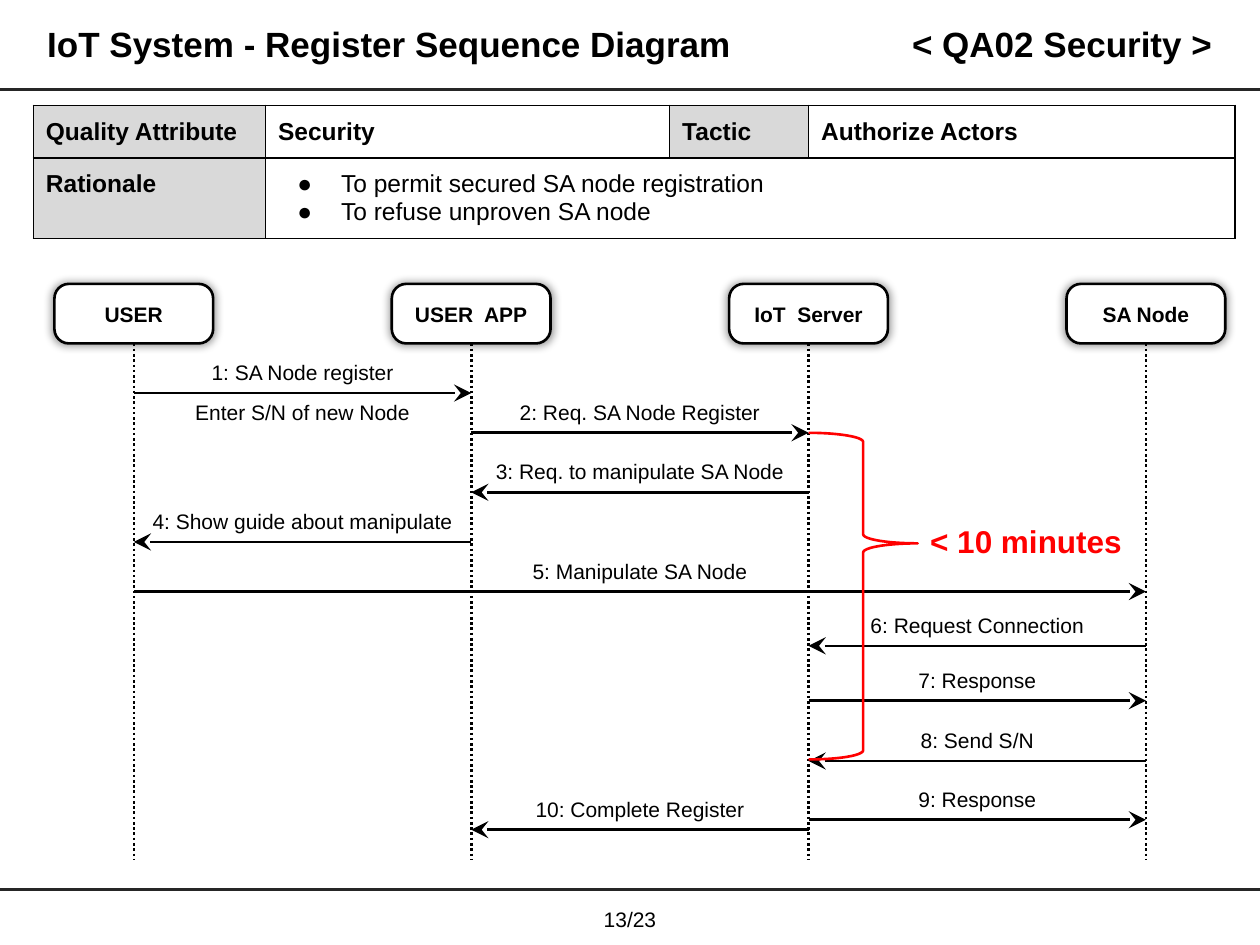
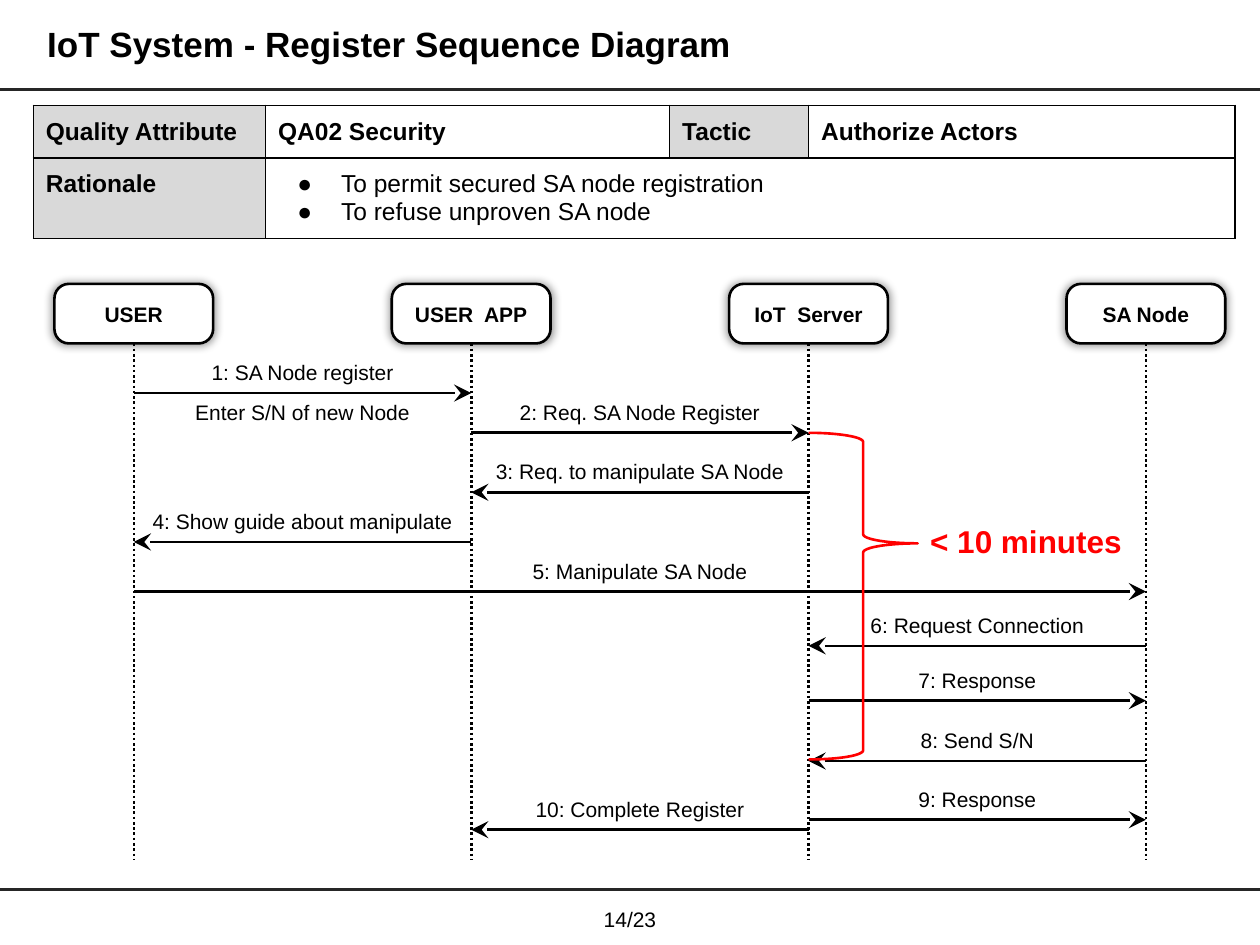
Before and after one commit to junggil/2015_CMU_StudioProject, a slide deck: slide 15 of DOCS/2015-06-24/Team1 Final presentation v0.99.pptx (slide 14 before the commit). Drawn at 1260x945 pixels with LibreOffice and Linux fonts; fonts in the diff are those of the drawing. Boxes give left, top, right and bottom in pixels: in the first picture for what was removed or moved away, otherwise in the second. Text is boxed around its words. In the diff, an @@ line names an element or a change of style, - is before the commit and + after.

```diff
--- a/DOCS/2015-06-24/Team1 Final presentation v0.99.pptx
+++ b/DOCS/2015-06-24/Team1 Final presentation v0.99.pptx
@@ title removed at <box>942,31,1181,63</box> @@
-< QA02 Security >
@@ table at <box>33,106,1235,244</box> @@
-row 1, column 2: Security
+row 1, column 2: QA02 Security
@@ page number at <box>604,911,656,928</box>: text changed @@
-13/23
+14/23
```
Also in this commit, not shown: 21 other slides changed, 3 slides added.
